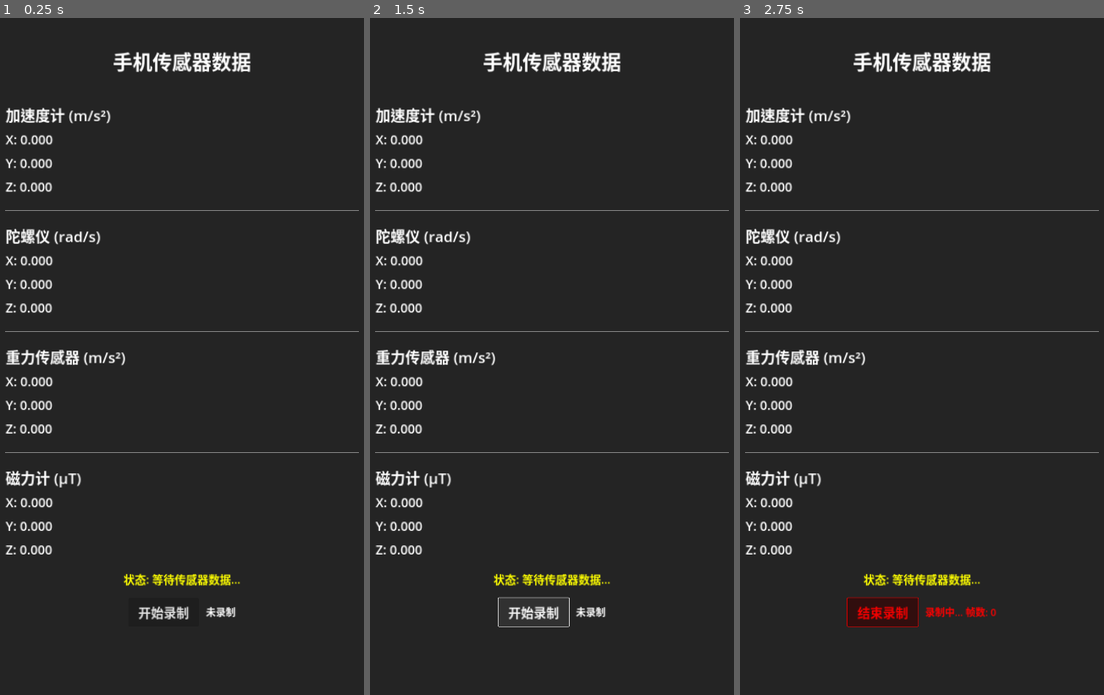
Above: before the commit, frames 1-3 (left to right).
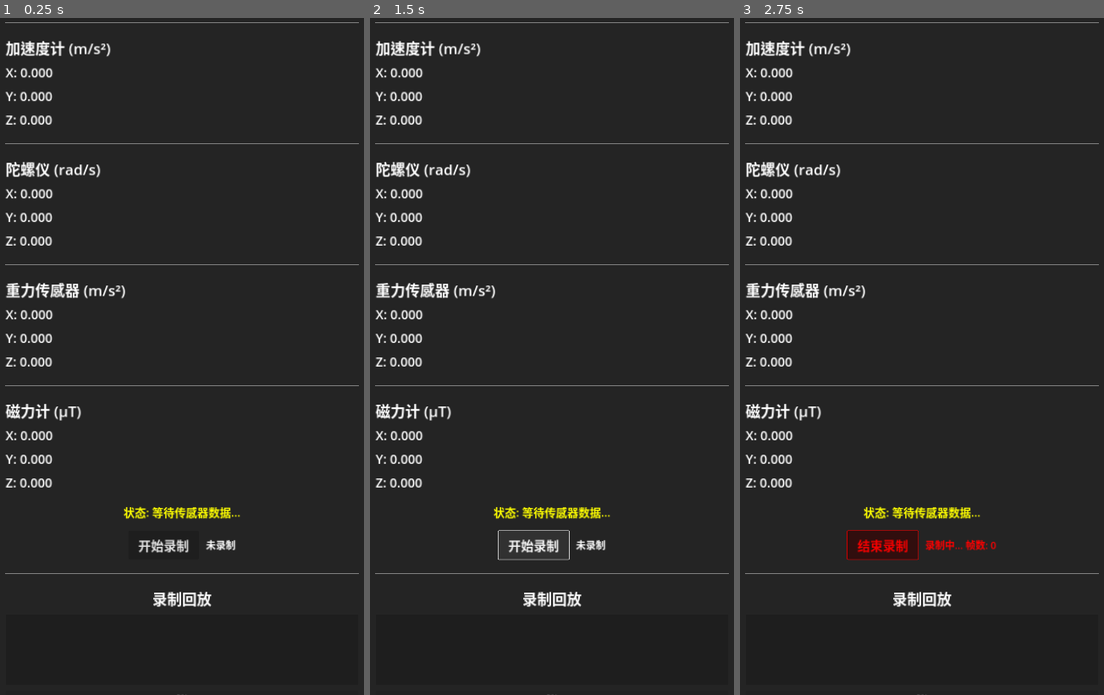
Above: after the commit, the same moments.

Repository: seekerzz/godot-client
Game: Godot game, scene res://main.tscn
The game is run twice, just before and just after one commit, with the same random seed, the same clock (stepped at 60 frames per second) and the same inputs.
Inputs:
- Up to frame 1 (0.25 s): no input
- Up to frame 2 (1.5 s): click "开始录制" at 0.5 s; click "结束录制" at 1.25 s
- Up to frame 3 (2.75 s): click "开始录制" at 2 s

The runs differ from the first frame. In frame 1, 8.2% of the frame differs, in the area x 1-99%, y 0-100%; in frame 2, 8.4%; in frame 3, 8.7%.

Commit message:
Add recording playback system
Phone client:
- Save recorded sensor data to local JSON files
- List all saved recordings with friendly date names
- Select and playback recordings to PC via UDP
- Delete unwanted recordings
- Show playback progress

Recording format includes date, frame count, duration, and all frames.

Co-Authored-By: Claude Sonnet 4.5 <noreply@anthropic.com>

Diff:
--- a/main.tscn
+++ b/main.tscn
@@ -193,3 +193,57 @@
 theme_override_font_sizes/font_size = 28
 text = "未录制"
 horizontal_alignment = 1
+
+[node name="HSeparator5" type="HSeparator" parent="VBoxContainer"]
+layout_mode = 2
+theme_override_constants/separation = 20
+
+[node name="PlaybackSection" type="VBoxContainer" parent="VBoxContainer"]
+layout_mode = 2
+theme_override_constants/separation = 15
+
+[node name="PlaybackTitle" type="Label" parent="VBoxContainer/PlaybackSection"]
+layout_mode = 2
+theme_override_font_sizes/font_size = 42
+text = "录制回放"
+color = Color(1, 0.4, 0.4, 1)
+horizontal_alignment = 1
+
+[node name="RecordingList" type="ItemList" parent="VBoxContainer/PlaybackSection"]
+unique_name_in_owner = true
+layout_mode = 2
+custom_minimum_size = Vector2(0, 200)
+theme_override_font_sizes/font_size = 28
+
+[node name="PlaybackProgress" type="ProgressBar" parent="VBoxContainer/PlaybackSection"]
+unique_name_in_owner = true
+layout_mode = 2
+theme_override_font_sizes/font_size = 24
+max_value = 100.0
+step = 0.1
+
+[node name="PlaybackControls" type="HBoxContainer" parent="VBoxContainer/PlaybackSection"]
+layout_mode = 2
+theme_override_constants/separation = 20
+alignment = 1
+
+[node name="PlaybackButton" type="Button" parent="VBoxContainer/PlaybackSection/PlaybackControls"]
+unique_name_in_owner = true
+custom_minimum_size = Vector2(180, 70)
+layout_mode = 2
+theme_override_font_sizes/font_size = 32
+text = "开始回放"
+
+[node name="DeleteButton" type="Button" parent="VBoxContainer/PlaybackSection/PlaybackControls"]
+unique_name_in_owner = true
+custom_minimum_size = Vector2(120, 70)
+layout_mode = 2
+theme_override_font_sizes/font_size = 32
+text = "删除"
+
+[node name="RefreshButton" type="Button" parent="VBoxContainer/PlaybackSection/PlaybackControls"]
+unique_name_in_owner = true
+custom_minimum_size = Vector2(120, 70)
+layout_mode = 2
+theme_override_font_sizes/font_size = 32
+text = "刷新"
--- a/sensor_sender.gd
+++ b/sensor_sender.gd
@@ -29,6 +29,13 @@
 @onready var record_button: Button = %RecordButton
 @onready var record_status_label: Label = %RecordStatusLabel
 
+# 回放UI
+@onready var recording_list: ItemList = %RecordingList
+@onready var playback_button: Button = %PlaybackButton
+@onready var delete_button: Button = %DeleteButton
+@onready var refresh_button: Button = %RefreshButton
+@onready var playback_progress: ProgressBar = %PlaybackProgress
+
 var udp: PacketPeerUDP
 var send_timer: float = 0.0
 var is_connected := false
@@ -36,6 +43,13 @@
 # 录制功能
 var is_recording := false
 var recorded_frames: Array[Dictionary] = []
+
+# 回放功能
+var is_playing := false
+var playback_frames: Array[Dictionary] = []
+var playback_index: int = 0
+var playback_timer: float = 0.0
+var current_playback_file: String = ""
 
 func _ready():
 	init_network()
@@ -46,6 +60,19 @@
 	if record_button:
 		record_button.pressed.connect(_on_record_button_pressed)
 		update_record_button_ui()
+
+	# 连接回放按钮
+	if playback_button:
+		playback_button.pressed.connect(_on_playback_button_pressed)
+	if delete_button:
+		delete_button.pressed.connect(_on_delete_button_pressed)
+	if refresh_button:
+		refresh_button.pressed.connect(_on_refresh_button_pressed)
+	if recording_list:
+		recording_list.item_selected.connect(_on_recording_selected)
+
+	# 加载录制列表
+	refresh_recording_list()
 
 func init_network():
 	udp = PacketPeerUDP.new()
@@ -60,6 +87,14 @@
 		status_label.modulate = Color.RED
 
 func _process(delta):
+	# 处理回放
+	if is_playing:
+		playback_timer += delta
+		if playback_timer >= SEND_INTERVAL:
+			playback_timer = 0.0
+			send_next_playback_frame()
+		return
+
 	# 获取传感器数据
 	var accel = Input.get_accelerometer()
 	var gyro = Input.get_gyroscope()
@@ -76,13 +111,14 @@
 		send_timer = 0.0
 
 	# 更新状态
-	if accel == Vector3.ZERO and gyro == Vector3.ZERO:
-		status_label.text = "状态: 等待传感器数据..."
-		status_label.modulate = Color.YELLOW
-	else:
-		if is_connected:
-			status_label.text = "状态: 正常发送数据"
-			status_label.modulate = Color.GREEN
+	if not is_playing:
+		if accel == Vector3.ZERO and gyro == Vector3.ZERO:
+			status_label.text = "状态: 等待传感器数据..."
+			status_label.modulate = Color.YELLOW
+		else:
+			if is_connected:
+				status_label.text = "状态: 正常发送数据"
+				status_label.modulate = Color.GREEN
 
 func update_display(accel: Vector3, gyro: Vector3, gravity: Vector3, magneto: Vector3):
 	accel_x.text = "X: %.3f" % accel.x
@@ -110,18 +146,36 @@
 		"timestamp": Time.get_unix_time_from_system(),
 		"recorded": is_recording
 	}
-
-	# 如果正在录制，保存到本地缓存
-	if is_recording:
-		recorded_frames.append(data.duplicate())
-		update_record_button_ui()
-
+	send_data_packet(data)
+
+func send_data_packet(data: Dictionary):
 	var json_str = JSON.stringify(data)
 	var packet = json_str.to_utf8_buffer()
 	var err = udp.put_packet(packet)
 	if err == OK:
 		print("[发送] ", json_str)
 
+func send_next_playback_frame():
+	if playback_index >= playback_frames.size():
+		stop_playback()
+		return
+
+	var frame = playback_frames[playback_index]
+	# 添加回放标记
+	frame["playback"] = true
+	frame["frame_index"] = playback_index
+	frame["total_frames"] = playback_frames.size()
+
+	send_data_packet(frame)
+
+	# 更新进度
+	playback_index += 1
+	if playback_progress:
+		playback_progress.value = float(playback_index) / playback_frames.size() * 100
+
+	status_label.text = "回放中: %d/%d" % [playback_index, playback_frames.size()]
+	status_label.modulate = Color.CYAN
+
 func _on_record_button_pressed():
 	if is_recording:
 		stop_recording()
@@ -152,6 +206,9 @@
 	# 保存录制数据到本地
 	save_recorded_data_locally()
 	print("[录制] 结束录制，共 " + str(recorded_frames.size()) + " 帧")
+
+	# 刷新列表
+	refresh_recording_list()
 
 func update_record_button_ui():
 	if record_button:
@@ -182,10 +239,160 @@
 
 	var file = FileAccess.open(filename, FileAccess.WRITE)
 	if file:
-		file.store_string(JSON.stringify(recorded_frames))
+		var output = {
+			"record_date": "%04d-%02d-%02d %02d:%02d:%02d" % [
+				datetime.year, datetime.month, datetime.day,
+				datetime.hour, datetime.minute, datetime.second
+			],
+			"frame_count": recorded_frames.size(),
+			"duration": recorded_frames.size() * SEND_INTERVAL,
+			"frames": recorded_frames
+		}
+		file.store_string(JSON.stringify(output, "\t"))
 		file.close()
 		print("[录制] 数据已保存到: " + filename)
 
+# ===== 回放功能 =====
+
+func refresh_recording_list():
+	if not recording_list:
+		return
+
+	recording_list.clear()
+
+	var dir = DirAccess.open("user://")
+	if not dir:
+		return
+
+	dir.list_dir_begin()
+	var file_name = dir.get_next()
+	var files: Array[String] = []
+
+	while file_name != "":
+		if file_name.begins_with("record_") and file_name.ends_with(".json"):
+			files.append(file_name)
+		file_name = dir.get_next()
+
+	files.sort()
+	files.reverse()  # 最新的在前
+
+	for f in files:
+		# 解析文件名显示友好名称
+		var display_name = parse_recording_filename(f)
+		recording_list.add_item(display_name)
+		recording_list.set_item_metadata(recording_list.get_item_count() - 1, f)
+
+func parse_recording_filename(filename: String) -> String:
+	# record_YYYYMMDD_HHMMSS.json -> 2024年MM月DD日 HH:MM:SS
+	if filename.length() < 22:
+		return filename
+
+	var year = filename.substr(7, 4)
+	var month = filename.substr(11, 2)
+	var day = filename.substr(13, 2)
+	var hour = filename.substr(16, 2)
+	var minute = filename.substr(18, 2)
+	var second = filename.substr(20, 2)
+
+	return "%s年%s月%s日 %s:%s:%s" % [year, month, day, hour, minute, second]
+
+func _on_recording_selected(index: int):
+	if recording_list:
+		current_playback_file = recording_list.get_item_metadata(index)
+		status_label.text = "已选择: " + parse_recording_filename(current_playback_file)
+
+func _on_playback_button_pressed():
+	if is_playing:
+		stop_playback()
+	elif current_playback_file != "":
+		start_playback()
+
+func start_playback():
+	if current_playback_file == "":
+		status_label.text = "请先选择一个录制文件"
+		return
+
+	var file = FileAccess.open("user://" + current_playback_file, FileAccess.READ)
+	if not file:
+		status_label.text = "无法打开文件: " + current_playback_file
+		return
+
+	var content = file.get_as_text()
+	file.close()
+
+	var json = JSON.new()
+	var err = json.parse(content)
+	if err != OK:
+		status_label.text = "文件解析失败"
+		return
+
+	var data = json.get_data()
+	if not data.has("frames"):
+		status_label.text = "无效的数据格式"
+		return
+
+	playback_frames = data["frames"]
+	playback_index = 0
+	playback_timer = 0.0
+	is_playing = true
+
+	# 发送回放开始标记
+	if is_connected:
+		var marker = {
+			"type": "playback_start",
+			"filename": current_playback_file,
+			"frame_count": playback_frames.size(),
+			"timestamp": Time.get_unix_time_from_system()
+		}
+		udp.put_packet(JSON.stringify(marker).to_utf8_buffer())
+
+	playback_button.text = "停止回放"
+	playback_button.modulate = Color.ORANGE
+	status_label.text = "开始回放: " + parse_recording_filename(current_playback_file)
+
+func stop_playback():
+	is_playing = false
+	playback_frames.clear()
+	playback_index = 0
+
+	# 发送回放停止标记
+	if is_connected:
+		var marker = {
+			"type": "playback_stop",
+			"timestamp": Time.get_unix_time_from_system()
+		}
+		udp.put_packet(JSON.stringify(marker).to_utf8_buffer())
+
+	playback_button.text = "开始回放"
+	playback_button.modulate = Color.WHITE
+	if playback_progress:
+		playback_progress.value = 0
+	status_label.text = "回放已停止"
+
+func _on_delete_button_pressed():
+	if recording_list:
+		var selected = recording_list.get_selected_items()
+		if selected.size() == 0:
+			status_label.text = "请先选择要删除的文件"
+			return
+
+		var index = selected[0]
+		var filename = recording_list.get_item_metadata(index)
+
+		var err = DirAccess.remove_absolute("user://" + filename)
+		if err == OK:
+			status_label.text = "已删除: " + parse_recording_filename(filename)
+			refresh_recording_list()
+			current_playback_file = ""
+		else:
+			status_label.text = "删除失败"
+
+func _on_refresh_button_pressed():
+	refresh_recording_list()
+	status_label.text = "列表已刷新"
+
 func _exit_tree():
+	if is_playing:
+		stop_playback()
 	if udp:
 		udp.close()
